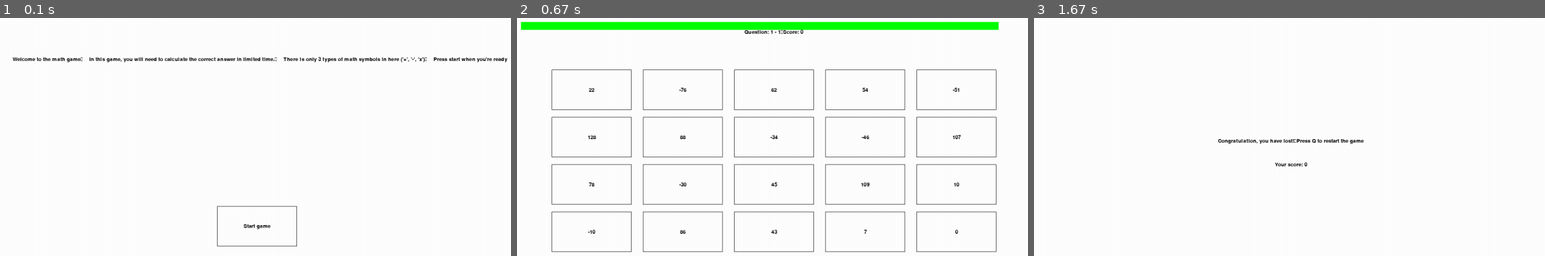
Above: before the commit, frames 1-3 (left to right).
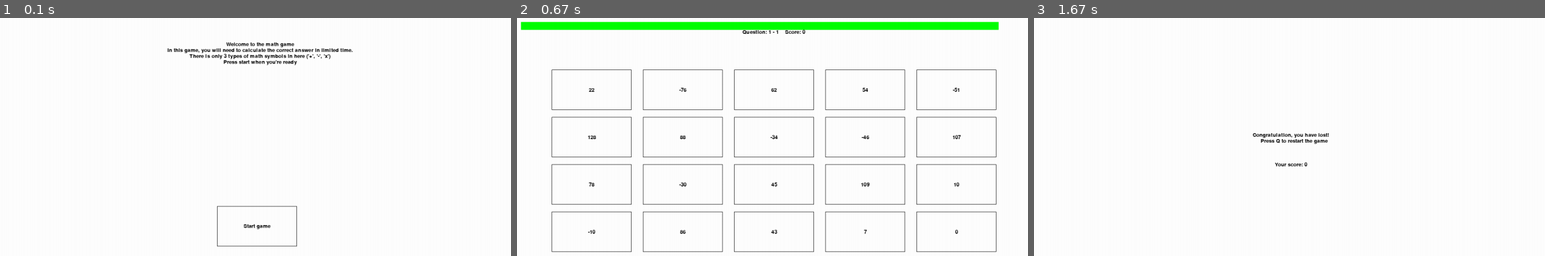
Above: after the commit, the same moments.

Repository: truongbaan/pygame-simple-math-game
Game: pygame game, started from main.py
The game is run twice, just before and just after one commit, with the same random seed, the same clock (stepped at 60 frames per second) and the same inputs.
Inputs (mouse positions are in pixels of both pictures, inside the frame that each line leads up to):
- Up to frame 1 (0.1 s): no input
- Up to frame 2 (0.67 s): click "Start game" at 0.38 s
- Up to frame 3 (1.67 s): click (1294, 156) at 0.72 s

The runs differ from the first frame. In frame 1, 1.9% of the frame differs, in the area x 2-100%, y 10-20%; in frame 2, 0.1%; in frame 3, 0.5%.

Commit message:
fix the "\n" error of pygame cant handle correctly

Diff:
--- a/main.py
+++ b/main.py
@@ -96,24 +96,36 @@
 buttons = create_buttons(int(window_width / 14), int(window_height / 4), button_width, button_length, 5, 4, result)
 
 start_button = Button( int(window_width / 2 - button_width / 2), int(window_height * 3 / 4), button_width, button_length, "Start game")
+line_spacing = font.get_linesize()
 
 def welcome_screen():
     win.fill(WHITE)
+
     intro_text = """    Welcome to the math game
     In this game, you will need to calculate the correct answer in limited time.
     There is only 3 types of math symbols in here ('+', '-', 'x')
     Press start when you're ready"""
-    intro_surface = font.render(intro_text, True, BLACK)
-    win.blit(intro_surface, (int(window_width / 2 - intro_surface.get_width() / 2), int(window_height / 5)))
+
+    y = 100
+
+    # render and blit each line
+    for line in intro_text.splitlines():
+        # strip() will remove any leading/trailing whitespace if you want
+        intro_surface = font.render(line, True, BLACK)
+        win.blit(intro_surface, (int(window_width / 2 - intro_surface.get_width() / 2),y))
+        y += line_spacing
 
     start_button.draw(win)
 
 def lost_screen():
     win.fill(WHITE)
-    text = "Congratulation, you have lost!\nPress Q to restart the game"
-    text_surface = font.render(text, True, BLACK)
+    text = """Congratulation, you have lost!
+    Press Q to restart the game"""
+    for index, line in enumerate(text.splitlines()):
+        text_surface = font.render(line, True, BLACK)
+        win.blit(text_surface, (int(window_width / 2 - text_surface.get_width() / 2), int(window_height / 2) + line_spacing * (index-1)))
+
     score = font.render(f"Your score: {temp_score}", True, BLACK)
-    win.blit(text_surface, (int(window_width / 2 - text_surface.get_width() / 2), int(window_height / 2)))
     win.blit(score, (int(window_width / 2 - score.get_width() / 2), int(window_height / 2) + font_size * 3))
 
 rect_x = 50
@@ -127,7 +139,7 @@
         welcome_screen()
     elif screen_number == 2:
         win.fill(WHITE)
-        question_text_display = "Question: " + question_text + "\nScore: " + f"{diff}"
+        question_text_display = "Question: " + question_text + "    Score: " + f"{diff}"
         text_surface = font.render(question_text_display, True, BLACK)
         win.blit(text_surface, (int(window_width / 2 - text_surface.get_width() / 2), int(window_height / 10)))
         color = BLACK
